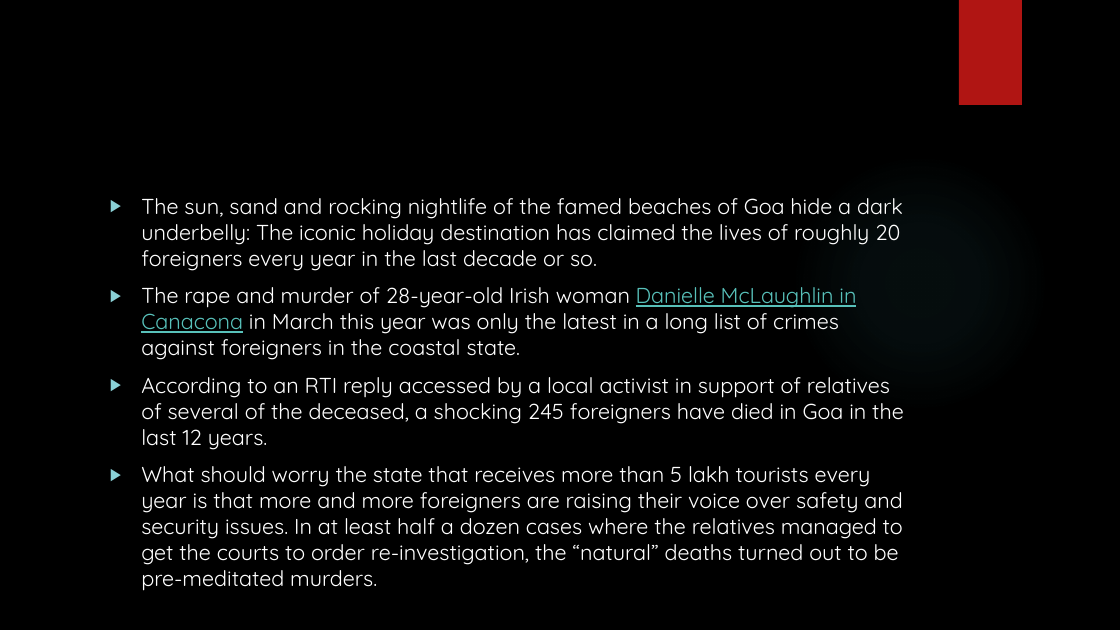
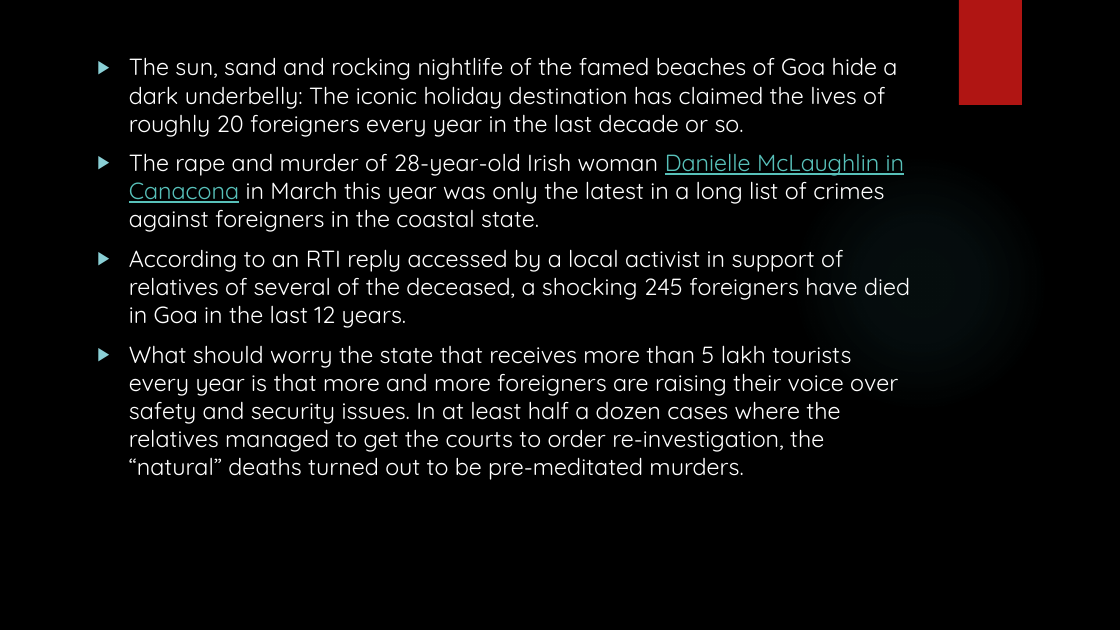
Before and after one commit to himanivatyani/threatalertazure, a slide deck: slide 9 of crime.pptx. Drawn at 1120x630 pixels with LibreOffice and Linux fonts; fonts in the diff are those of the drawing; background and template pictures are left out. Boxes give left, top, right and bottom in pixels: in the first picture for what was removed or moved away, otherwise in the second. Text is boxed around its words. In the diff, an @@ line names an element or a change of style, - is before the commit and + after.

```diff
--- a/crime.pptx
+++ b/crime.pptx
@@ text "The sun, sand and rocking ...": place and size @@
-text "The sun, sand and rocking ..." at [141,198,904,591]
+text "The sun, sand and rocking ..." at [129,57,910,480]
@@ text "The sun, sand and rocking ..." at [129,57,910,480]: size 18.5 to 20 pt @@
```
Also in this commit, not shown: 2 slides added, 2 slides removed.
